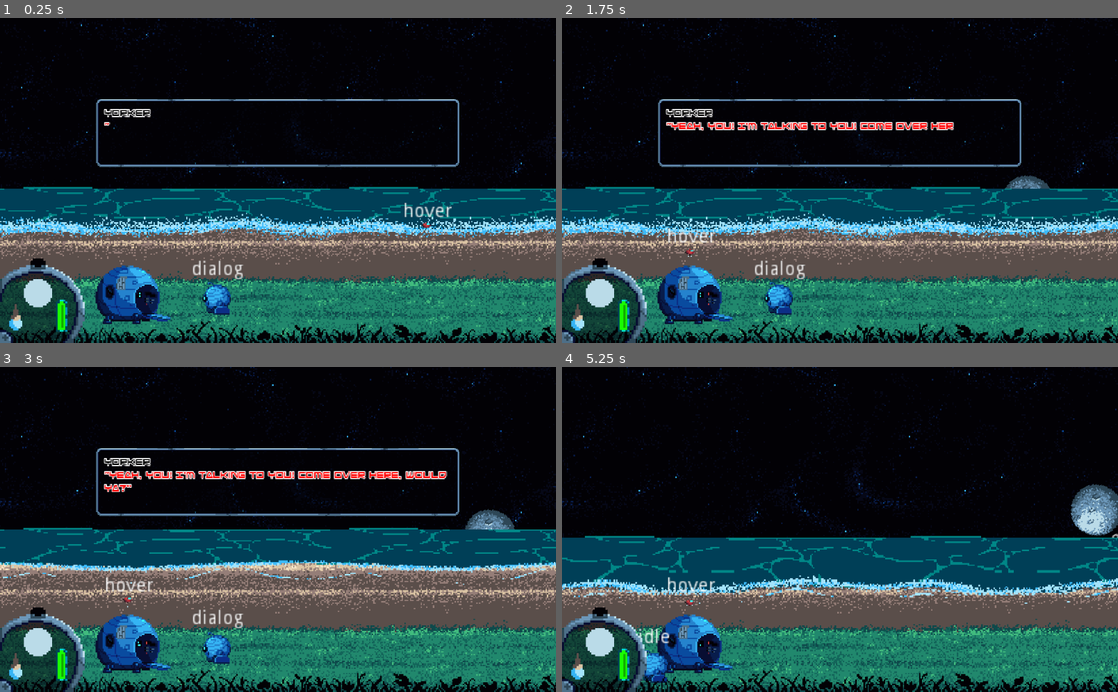
Above: before the commit, frames 1-4 (two rows, left to right).
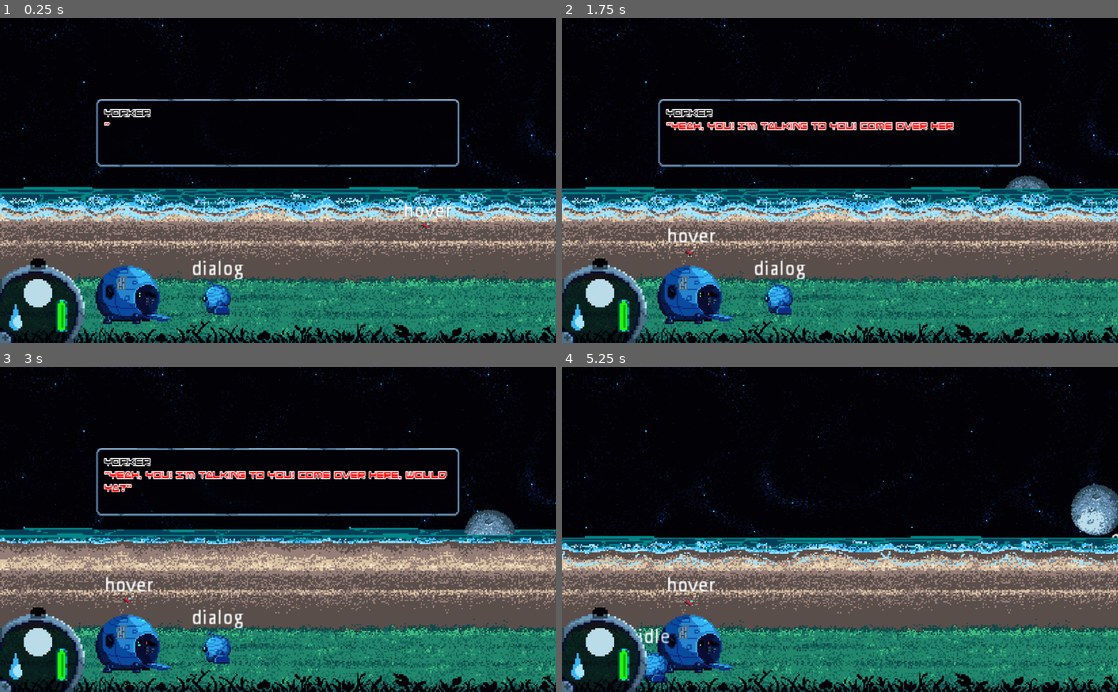
Above: after the commit, the same moments.

Repository: GeekzGamingz/Myunjoule
Game: Godot game, scene res://source/Levels/Moon.tscn
Two runs of this game, one before a commit and one after it. Both use one fixed random seed, a clock stepped at 60 frames per second and the inputs below. Before the commit the project starts from res://source/Levels/Level_Beach.tscn. The engine's default icon, where the game draws it, is replaced by a stand-in: a white triangle on a blue panel in a dark square.
Inputs:
- Up to frame 1 (0.25 s): no input
- Up to frame 2 (1.75 s): hold D (move_right) 0.53-1.28 s; hold E (activate) 0.53-1.28 s; hold S (move_backward) from 1.28 s (still down); tap Tab (expo_tab) at 1.35 s
- Up to frame 3 (3 s): release S (move_backward) at 2.03 s; hold D (move_right) 2.03-2.78 s; tap 1 (select_choice_1) at 2.1 s; hold W (move_forward) from 2.78 s (still down); tap 2 (select_choice_2) at 2.85 s
- Up to frame 4 (5.25 s): release W (move_forward) at 3.53 s; hold E (activate) 3.53-4.28 s; hold A (move_left) 3.53-5.03 s; tap Tab (expo_tab) at 4.35 s; hold S (move_backward) from 5.03 s (still down); tap 1 (select_choice_1) at 5.1 s

The runs differ from the first frame. In frame 1, 13% of the frame differs, in the area x 0-100%, y 0-100%; in frame 2, 13%; in frame 3, 12%; in frame 4, 17%.

Commit message:
Small Tweaks

Diff:
--- a/Level_Moon.tscn
+++ /dev/null
@@ -1,7 +0,0 @@
-[gd_scene load_steps=2 format=2]
-
-[ext_resource path="res://source/Levels/Level_Beach.tscn" type="PackedScene" id=1]
-
-[node name="Level_Moon" type="Node2D"]
-
-[node name="Level_Beach" parent="." instance=ExtResource( 1 )]
--- a/project.godot
+++ b/project.godot
@@ -27,7 +27,7 @@
 [application]
 
 config/name="GWJ48"
-run/main_scene="res://source/Levels/Level_Beach.tscn"
+run/main_scene="res://source/Levels/Moon.tscn"
 config/icon="res://icon.png"
 
 [autoload]
--- a/source/Actors/Drone/ExpoFSM.gd
+++ b/source/Actors/Drone/ExpoFSM.gd
@@ -6,7 +6,7 @@
 #OnReady Variables
 onready var stateLabel: Label = parent.get_node("StateOutput")
 onready var thingyAnimator = get_tree().root.get_node(
-	"Level_Beach/YSort/UI/UserInterface/AnimationPlayers/StatusThingyPlayer")
+	"Moon/Level_Beach/YSort/UI/UserInterface/AnimationPlayers/StatusThingyPlayer")
 #-------------------------------------------------------------------------------------------------#
 #Ready
 func _ready() -> void:
--- a/source/Levels/Beach/Beach.gd
+++ b/source/Levels/Beach/Beach.gd
@@ -2,7 +2,7 @@
 #-------------------------------------------------------------------------------------------------#
 #Variables
 #OnReady Variables
-onready var tideAnimator = get_tree().root.get_node("Level_Beach/YSort/UI/UserInterface/AnimationPlayers/TideStatusPlayer")
+onready var tideAnimator = get_tree().root.get_node("Moon/Level_Beach/YSort/UI/UserInterface/AnimationPlayers/TideStatusPlayer")
 #-------------------------------------------------------------------------------------------------#
 #Ready
 func _ready() -> void:
--- a/source/Levels/Beach/Beach.tscn
+++ b/source/Levels/Beach/Beach.tscn
@@ -1,13 +1,11 @@
-[gd_scene load_steps=18 format=2]
+[gd_scene load_steps=16 format=2]
 
 [ext_resource path="res://assets/Foregrounds/Beach/area1-Midtide-Waves-Sheet.png" type="Texture" id=1]
-[ext_resource path="res://assets/Foregrounds/Beach/area1-Foreground-Shadows.png" type="Texture" id=2]
 [ext_resource path="res://assets/Foregrounds/Beach/area1-Background.png" type="Texture" id=3]
 [ext_resource path="res://assets/Foregrounds/Beach/area1-Foreground.png" type="Texture" id=4]
 [ext_resource path="res://assets/Foregrounds/Beach/area1-Lowtide-Waves-Sheet.png" type="Texture" id=5]
 [ext_resource path="res://assets/Foregrounds/Beach/area1-Midground.png" type="Texture" id=6]
 [ext_resource path="res://source/Levels/Beach/Beach.gd" type="Script" id=7]
-[ext_resource path="res://assets/Backgrounds/area1-Starry-Sheet.png" type="Texture" id=8]
 [ext_resource path="res://assets/Foregrounds/Beach/area1-Hightide-Waves-Sheet.png" type="Texture" id=9]
 [ext_resource path="res://source/Objects/Moon/Moon.tscn" type="PackedScene" id=10]
 [ext_resource path="res://source/Levels/Beach/KinematicTide.tscn" type="PackedScene" id=11]
@@ -260,60 +258,12 @@
 "update": 0,
 "values": [ 0 ]
 }
-tracks/3/type = "value"
-tracks/3/path = NodePath("ParallaxBackground/ParallaxLayer/Stars:frame")
-tracks/3/interp = 1
-tracks/3/loop_wrap = true
-tracks/3/imported = false
-tracks/3/enabled = true
-tracks/3/keys = {
-"times": PoolRealArray( 0 ),
-"transitions": PoolRealArray( 1 ),
-"update": 0,
-"values": [ 0 ]
-}
 
 [sub_resource type="Animation" id=6]
 resource_name = "stars"
 length = 1.2
 loop = true
 step = 0.2
-tracks/0/type = "value"
-tracks/0/path = NodePath("ParallaxBackground/ParallaxLayer/Stars:texture")
-tracks/0/interp = 1
-tracks/0/loop_wrap = true
-tracks/0/imported = false
-tracks/0/enabled = true
-tracks/0/keys = {
-"times": PoolRealArray( 0 ),
-"transitions": PoolRealArray( 1 ),
-"update": 1,
-"values": [ ExtResource( 8 ) ]
-}
-tracks/1/type = "value"
-tracks/1/path = NodePath("ParallaxBackground/ParallaxLayer/Stars:hframes")
-tracks/1/interp = 1
-tracks/1/loop_wrap = true
-tracks/1/imported = false
-tracks/1/enabled = true
-tracks/1/keys = {
-"times": PoolRealArray( 0 ),
-"transitions": PoolRealArray( 1 ),
-"update": 1,
-"values": [ 6 ]
-}
-tracks/2/type = "value"
-tracks/2/path = NodePath("ParallaxBackground/ParallaxLayer/Stars:frame")
-tracks/2/interp = 1
-tracks/2/loop_wrap = true
-tracks/2/imported = false
-tracks/2/enabled = true
-tracks/2/keys = {
-"times": PoolRealArray( 0, 0.2, 0.4, 0.6, 0.8, 1 ),
-"transitions": PoolRealArray( 1, 1, 1, 1, 1, 1 ),
-"update": 1,
-"values": [ 0, 1, 2, 3, 4, 5 ]
-}
 
 [node name="Beach" type="Node2D"]
 z_index = -50
@@ -326,16 +276,6 @@
 follow_viewport_enable = true
 scroll_ignore_camera_zoom = true
 
-[node name="ParallaxLayer" type="ParallaxLayer" parent="ParallaxBackground"]
-motion_scale = Vector2( 0.1, 1 )
-motion_offset = Vector2( 0, -300 )
-motion_mirroring = Vector2( 1440, 0 )
-
-[node name="Stars" type="Sprite" parent="ParallaxBackground/ParallaxLayer"]
-z_index = -100
-texture = ExtResource( 8 )
-hframes = 6
-
 [node name="MoonAnchor" parent="ParallaxBackground" instance=ExtResource( 10 )]
 position = Vector2( 0, 605 )
 
@@ -354,16 +294,6 @@
 [node name="Waves" type="Sprite" parent="ParallaxBackground"]
 texture = ExtResource( 9 )
 hframes = 6
-
-[node name="ParallaxForeground" type="ParallaxBackground" parent="."]
-layer = 50
-
-[node name="ParallaxLayer" type="ParallaxLayer" parent="ParallaxForeground"]
-motion_scale = Vector2( 2, 2 )
-motion_mirroring = Vector2( 1440, 0 )
-
-[node name="Shadow" type="Sprite" parent="ParallaxForeground/ParallaxLayer"]
-texture = ExtResource( 2 )
 
 [node name="KinematicTide" parent="." instance=ExtResource( 11 )]
 position = Vector2( -264, 4.87585 )
--- /dev/null
+++ b/source/Levels/Moon.tscn
@@ -0,0 +1,32 @@
+[gd_scene load_steps=4 format=2]
+
+[ext_resource path="res://source/Levels/Level_Beach.tscn" type="PackedScene" id=1]
+[ext_resource path="res://assets/Foregrounds/Beach/area1-Foreground-Shadows.png" type="Texture" id=2]
+[ext_resource path="res://assets/Backgrounds/area1-Starry-Sheet.png" type="Texture" id=3]
+
+[node name="Moon" type="Node2D"]
+
+[node name="ParallaxBackground" type="ParallaxBackground" parent="."]
+
+[node name="ParallaxLayer" type="ParallaxLayer" parent="ParallaxBackground"]
+motion_scale = Vector2( 0.1, 0.1 )
+motion_mirroring = Vector2( 1440, 0 )
+
+[node name="Stars" type="Sprite" parent="ParallaxBackground/ParallaxLayer"]
+z_index = -100
+texture = ExtResource( 3 )
+hframes = 6
+
+[node name="ParallaxForeground" type="ParallaxBackground" parent="."]
+layer = 50
+
+[node name="ParallaxLayer" type="ParallaxLayer" parent="ParallaxForeground"]
+motion_scale = Vector2( 2, 2 )
+motion_mirroring = Vector2( 1440, 0 )
+
+[node name="Shadow" type="Sprite" parent="ParallaxForeground/ParallaxLayer"]
+texture = ExtResource( 2 )
+
+[node name="Level_Beach" parent="." instance=ExtResource( 1 )]
+
+[node name="Level_Beach2" parent="." instance=ExtResource( 1 )]
--- a/source/Objects/Moon/Moon.gd
+++ b/source/Objects/Moon/Moon.gd
@@ -16,7 +16,7 @@
 #OnReady Variables
 onready var moonSprite: Sprite = $MoonSprite
 onready var tideAnimator = get_tree().root.get_node(
-	"Level_Beach/YSort/UI/UserInterface/AnimationPlayers/TideStatusPlayer")
+	"Moon/Level_Beach/YSort/UI/UserInterface/AnimationPlayers/TideStatusPlayer")
 #Exported Variables
 export var rotation_speed = PI
 #Animation Nodes
@@ -58,10 +58,10 @@
 	get_parent().rotation += rotation_speed * delta
 func timedLow():
 	tideAnimator.play("low")
-	get_tree().root.get_node("Level_Beach/Beach/AnimationPlayers/WavePlayer").play("idle_low")
+	get_tree().root.get_node("Moon/Level_Beach/Beach/AnimationPlayers/WavePlayer").play("idle_low")
 func timedMid():
 	tideAnimator.play("mid")
-	get_tree().root.get_node("Level_Beach/Beach/AnimationPlayers/WavePlayer").play("idle_mid")
+	get_tree().root.get_node("Moon/Level_Beach/Beach/AnimationPlayers/WavePlayer").play("idle_mid")
 func timedHigh():
 	tideAnimator.play("high")
-	get_tree().root.get_node("Level_Beach/Beach/AnimationPlayers/WavePlayer").play("idle_high")
+	get_tree().root.get_node("Moon/Level_Beach/Beach/AnimationPlayers/WavePlayer").play("idle_high")
--- a/source/Objects/Moon/MoonFSM.gd
+++ b/source/Objects/Moon/MoonFSM.gd
@@ -5,7 +5,7 @@
 #OnReady Variables
 onready var stateLabel: Label = parent.get_node("StateOutput")
 onready var phaseAnimator = get_tree().root.get_node(
-	"Level_Beach/YSort/UI/UserInterface/AnimationPlayers/MoonPhasePlayer")
+	"Moon/Level_Beach/YSort/UI/UserInterface/AnimationPlayers/MoonPhasePlayer")
 #-------------------------------------------------------------------------------------------------#
 #Ready
 func _ready() -> void:
